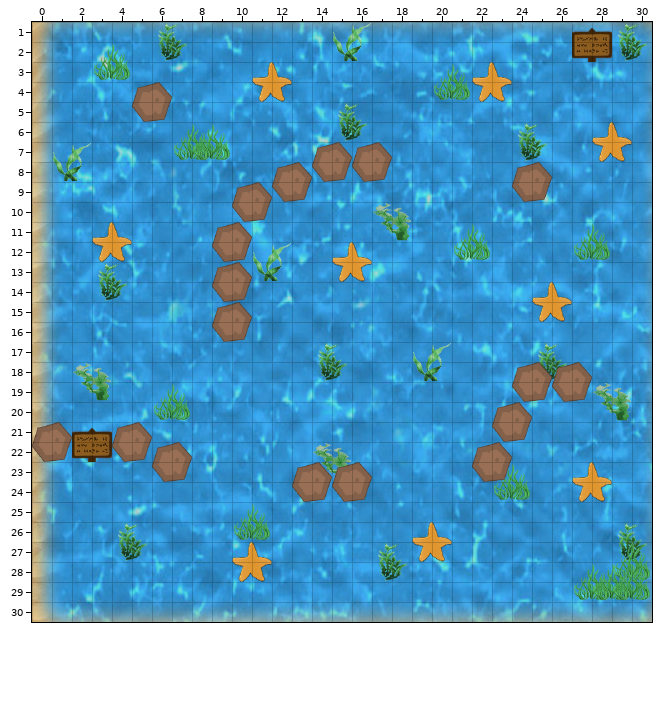
Two versions of a level (Tiled map, assets/TurtleGame/V5/map.tmx). That is the earlier state.
Cells are 32x32 px. Shown: x 0..30, y 1..30.
After the commit:
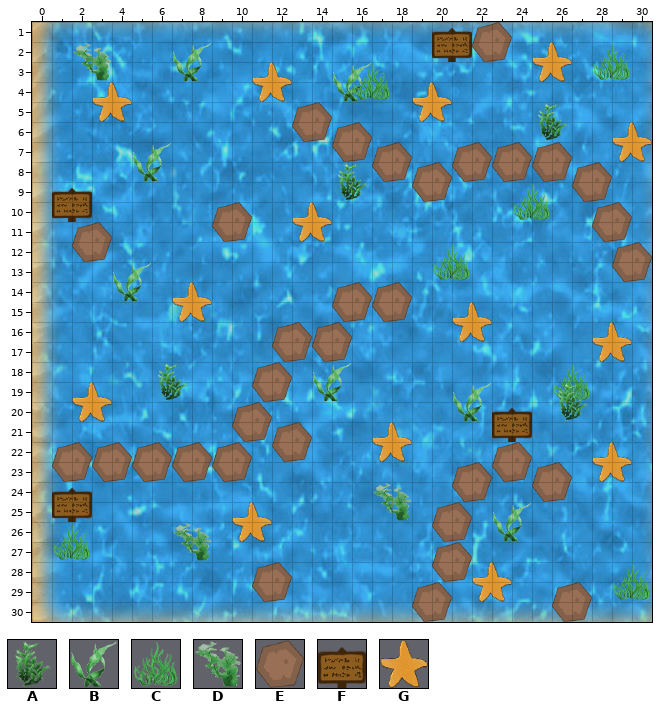
Key: from "ocean-plants": A 0, B 1, C 2, D 3; from "rock": E 0 "Rock"; from "sign": F 0 "Sign"; from "starfish": G 0 "Starfish".
_ is an empty cell.
Objects are placed by their top-left corner, in cells (3,4 is the top-left corner of cell 3,4); size is 1x1 cell unless given.
Tiles replaced or removed in this view: A, B, C, D.
Diff:
Changed rows in their new state; . is an unchanged cell.
Layer "Kachelebene 1":
first column x 1:
 2 ....._........_............._
 3 .D_...B....................C.
 4 ..............BC..._.........
 6 .............._.........A....
 7 ......__..............._.....
 8 _...B........................
 9 ..............A..............
10 .......................C.....
11 ................_............
12 ...................._....._..
13 .........._........C.........
14 .._B.........................
first column x 1:
18 ............._...._....._....
19 ._...A.......B...........C...
20 ....._..............B....A._.
23 ............._...............
24 ......................_......
25 ................D............
26 ........._............B......
27 C.._..D....................._
28 ................_..........._
29 ..........................__.
Layer "Objektebene 1":
changed: E "Rock" at 24,18 size 2x2 -> E "Rock" at 13,5 size 2x2
changed: E "Rock" at 26,18 size 2x2 -> E "Rock" at 15,6 size 2x2
changed: E "Rock" at 0,21 size 2x2 -> E "Rock" at 17,7 size 2x2
changed: E "Rock" at 24,8 size 2x2 -> E "Rock" at 21,7 size 2x2
changed: E "Rock" at 5,4 size 2x2 -> E "Rock" at 23,7 size 2x2
changed: G "Starfish" at 3,11 size 2x2 -> E "Rock" at 2,11 size 2x2
changed: E "Rock" at 9,11 size 2x2 -> E "Rock" at 15,14 size 2x2
changed: E "Rock" at 12,8 size 2x2 -> E "Rock" at 12,16 size 2x2
changed: E "Rock" at 10,9 size 2x2 -> E "Rock" at 14,16 size 2x2
changed: E "Rock" at 14,7 size 2x2 -> E "Rock" at 11,18 size 2x2
changed: E "Rock" at 6,22 size 2x2 -> E "Rock" at 1,22 size 2x2
changed: E "Rock" at 13,23 size 2x2 -> E "Rock" at 3,22 size 2x2
changed: E "Rock" at 15,23 size 2x2 -> E "Rock" at 5,22 size 2x2
changed: E "Rock" at 16,7 size 2x2 -> E "Rock" at 9,22 size 2x2
changed: E "Rock" at 22,22 size 2x2 -> E "Rock" at 23,22 size 2x2
changed: E "Rock" at 9,15 size 2x2 -> E "Rock" at 21,23 size 2x2
changed: E "Rock" at 23,20 size 2x2 -> E "Rock" at 25,23 size 2x2
changed: E "Rock" at 9,13 size 2x2 -> E "Rock" at 20,25 size 2x2
added: E "Rock" at 22,1 size 2x2
added: F "Sign" at 20,1 size 2x2
added: G "Starfish" at 25,2 size 2x2
added: G "Starfish" at 3,4 size 2x2
added: G "Starfish" at 19,4 size 2x2
added: G "Starfish" at 29,6 size 2x2
added: E "Rock" at 25,7 size 2x2
added: E "Rock" at 19,8 size 2x2
added: E "Rock" at 27,8 size 2x2
added: F "Sign" at 1,9 size 2x2
added: E "Rock" at 28,10 size 2x2
added: E "Rock" at 9,10 size 2x2
added: G "Starfish" at 13,10 size 2x2
added: E "Rock" at 29,12 size 2x2
added: E "Rock" at 17,14 size 2x2
added: G "Starfish" at 7,14 size 2x2
added: G "Starfish" at 21,15 size 2x2
added: G "Starfish" at 28,16 size 2x2
added: G "Starfish" at 2,19 size 2x2
added: E "Rock" at 10,20 size 2x2
added: F "Sign" at 23,20 size 2x2
added: E "Rock" at 12,21 size 2x2
added: G "Starfish" at 17,21 size 2x2
added: E "Rock" at 7,22 size 2x2
added: G "Starfish" at 28,22 size 2x2
added: F "Sign" at 1,24 size 2x2
added: G "Starfish" at 10,25 size 2x2
added: E "Rock" at 20,27 size 2x2
added: E "Rock" at 11,28 size 2x2
added: G "Starfish" at 22,28 size 2x2
added: E "Rock" at 19,29 size 2x2
added: E "Rock" at 26,29 size 2x2
removed: F "Sign" at 27,1 size 2x2
removed: G "Starfish" at 22,3 size 2x2
removed: G "Starfish" at 28,6 size 2x2
removed: G "Starfish" at 15,12 size 2x2
removed: G "Starfish" at 25,14 size 2x2
removed: E "Rock" at 4,21 size 2x2
removed: F "Sign" at 2,21 size 2x2
removed: G "Starfish" at 27,23 size 2x2
removed: G "Starfish" at 19,26 size 2x2
removed: G "Starfish" at 10,27 size 2x2
